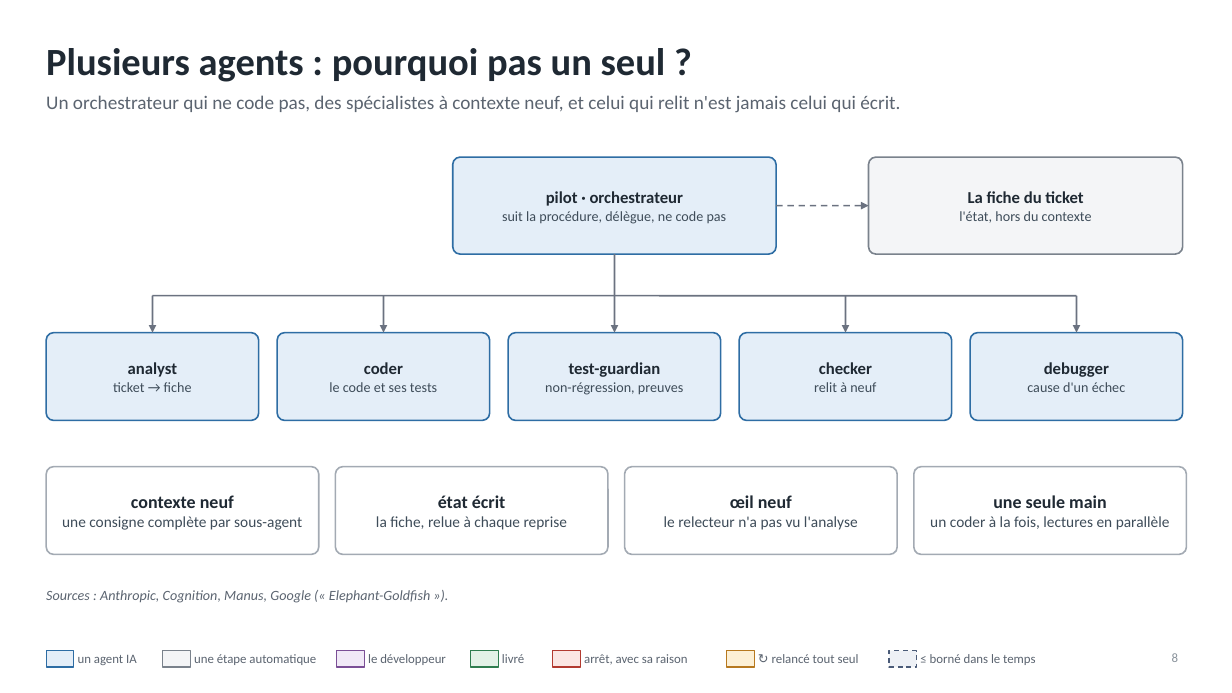
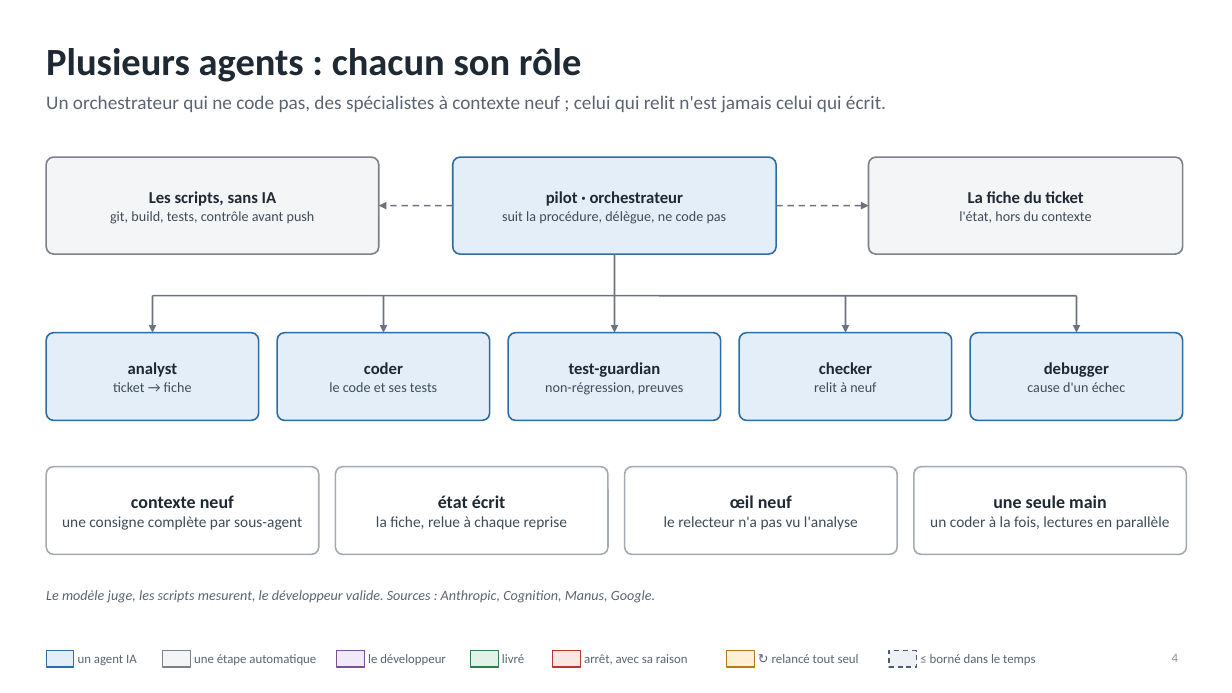
Before and after one commit to RabieDerouiche/OpenRDCode, a slide deck: slide 4 of opencode-v2/docs/presentation-tech-leads.pptx (slide 8 before the commit). Drawn at 1232x693 pixels with LibreOffice and Linux fonts; fonts in the diff are those of the drawing. Boxes give left, top, right and bottom in pixels: in the first picture for what was removed or moved away, otherwise in the second. Text is boxed around its words. In the diff, an @@ line names an element or a change of style, - is before the commit and + after.

```diff
--- a/opencode-v2/docs/presentation-tech-leads.pptx
+++ b/opencode-v2/docs/presentation-tech-leads.pptx
@@ title at (46,48,582,82): text changed @@
-Plusieurs agents : pourquoi pas un seul ?
+Plusieurs agents : chacun son rôle
@@ text at (46,95,886,113): text changed @@
-Un orchestrateur qui ne code pas, des spécialistes à contexte neuf, et celui qui relit n'est jamais celui qui écrit.
+Un orchestrateur qui ne code pas, des spécialistes à contexte neuf ; celui qui relit n'est jamais celui qui écrit.
@@ rounded rectangle added at (46,157,379,254), fill #F4F5F7, outline #7A828C 1.25 pt, 11 pt, text #3E4C59 @@
+Les scripts, sans IA
+git, build, tests, contrôle avant push
@@ arrow added from (453, 206) to (379, 206), #6B7280 1.25 pt dashed @@
@@ text at (46,590,655,603): text changed @@
-Sources : Anthropic, Cognition, Manus, Google (« Elephant-Goldfish »).
+Le modèle juge, les scripts mesurent, le développeur valide. Sources : Anthropic, Cognition, Manus, Google.
@@ page number at (1172,654,1178,662): text changed @@
-8
+4
```
Also in this commit, not shown: 6 other slides changed, 1 slide added, 17 slides removed, 3 other files.
